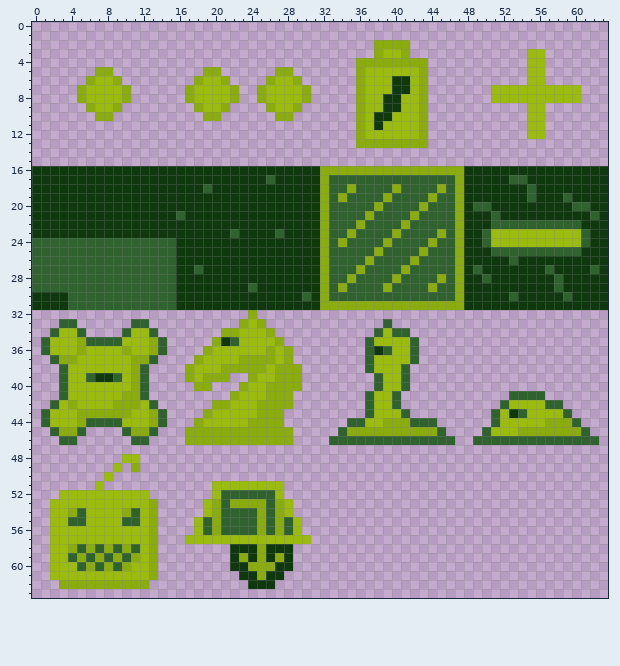
Two states of a pixel-art file, art/sprites_gb.aseprite. Above: the version before the commit.
64x64 pixels, 1 frame.
After:
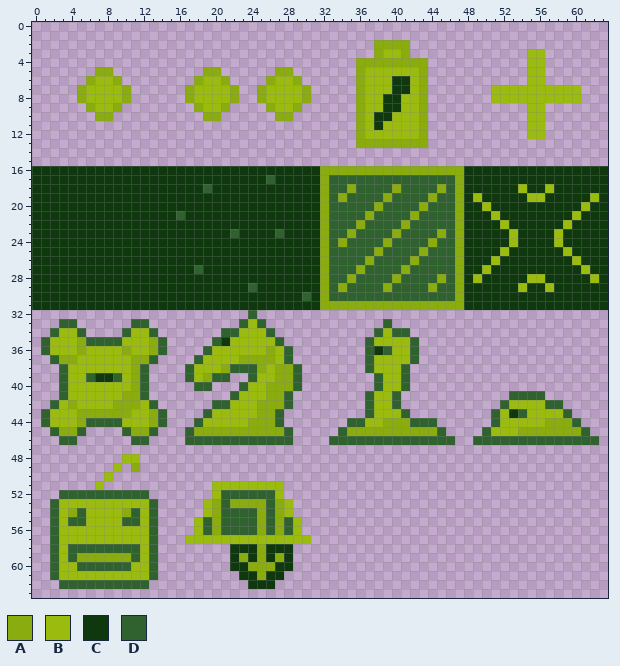
Palette (. is transparent): A #8bac0f  B #9bbc0f  C #0f380f  D #306230
Difference:
y 17: x 53..54 DD -> CC
y 18: x 54..55 CD -> BC; x 57 C -> B
y 19: x 49 C -> B; x 55..56 DC -> BB; x 59 D -> C; x 62 C -> B
y 20: x 49..50 DD -> CB; x 60..61 DD -> CB
y 21: x 51 D -> B; x 60 C -> B; x 62 D -> C
y 22: x 51..60 DDDDDDDDDD -> CBCCCCCCBC
y 23: x 50..52 DBB -> CCC; x 54..57 BBBB -> CCCC; x 59..61 BBD -> CCC
y 24: x 0..15 DDDDDDDDDDDDDDDD -> CCCCCCCCCCCCCCCC; x 50..52 DBB -> CCC; x 54..57 BBBB -> CCCC; x 59..61 BBD -> CCC
y 25: x 0..15 DDDDDDDDDDDDDDDD -> CCCCCCCCCCCCCCCC; x 51..60 DDDDDDDDDD -> CBCCCCCCBC
y 26: x 0..15 DDDDDDDDDDDDDDDD -> CCCCCCCCCCCCCCCC; x 51 C -> B; x 53 D -> C; x 60 C -> B
y 27: x 0..15 DDDDDDDDDDDDDDDD -> CCCCCCCCCCCCCCCC; x 49..50 DC -> CB; x 57 D -> C; x 61..62 CD -> BC
y 28: x 0..15 DDDDDDDDDDDDDDDD -> CCCCCCCCCCCCCCCC; x 49..50 CD -> BC; x 55..56 CC -> BB; x 58 D -> C; x 62 C -> B
y 29: x 0..15 DDDDDDDDDDDDDDDD -> CCCCCCCCCCCCCCCC; x 54 C -> B; x 57..58 CD -> BC
y 30: x 4..15 DDDDDDDDDDDD -> CCCCCCCCCCCC; x 53 D -> C; x 59 D -> C
y 31: x 4..15 DDDDDDDDDDDD -> CCCCCCCCCCCC
y 32: x 24 A -> D
y 33: x 23 A -> D; x 25 A -> D
y 34: x 21..22 AA -> DD; x 26 A -> D
y 35: x 20 A -> D; x 22 D -> B; x 27 A -> D
y 36: x 19 A -> D; x 28 A -> D
y 37: x 18 A -> D; x 28 A -> D
y 38: x 17 A -> D; x 22..24 AAA -> DDD; x 29 A -> D
y 39: x 17 A -> D; x 20..21 AA -> DD; x 24 A -> D; x 29 A -> D
y 40: x 18..19 AA -> DD; x 23 A -> D; x 29 A -> D
y 41: x 22 A -> D; x 28 A -> D
y 42: x 20..21 AA -> DD; x 28 A -> D
y 43: x 19 A -> D; x 27 A -> D
y 44: x 18 A -> D; x 27 A -> D
y 45: x 17 A -> D; x 28 A -> D
y 46: x 17..28 AAAAAAAAAAAA -> DDDDDDDDDDDD
y 52: x 3..12 BBBBBBBBBB -> DDDDDDDDDD
y 53..57: x 2 B -> D; x 13 A -> D
y 58: x 2 B -> D; x 4 A -> D; x 6 A -> D; x 8 A -> D; x 10 A -> D; x 13 A -> D
y 59: x 2 B -> D; x 6 D -> A; x 8 D -> A; x 10..11 DA -> AD; x 13 A -> D
y 60: x 2 B -> D; x 6 A -> D; x 8 A -> D; x 10 A -> D; x 13 A -> D
y 61: x 2 B -> D; x 13 A -> D
y 62: x 3..12 AAAAAAAAAA -> DDDDDDDDDD
Where, in picture pixels (left, top, right, bottom), the same in both pictures:
changed: (473, 175, 599, 301)
changed: (32, 238, 302, 445)
changed: (50, 490, 158, 589)
